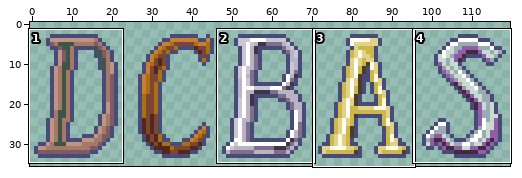
Edited in one commit: pixel-art file (games/Phaser-Snake-Game/public/assets/sprites/ranksSpriteSheet.aseprite). The first picture is a wide view before the edit; the outline marks the close-up.
Close-up. The starting point:
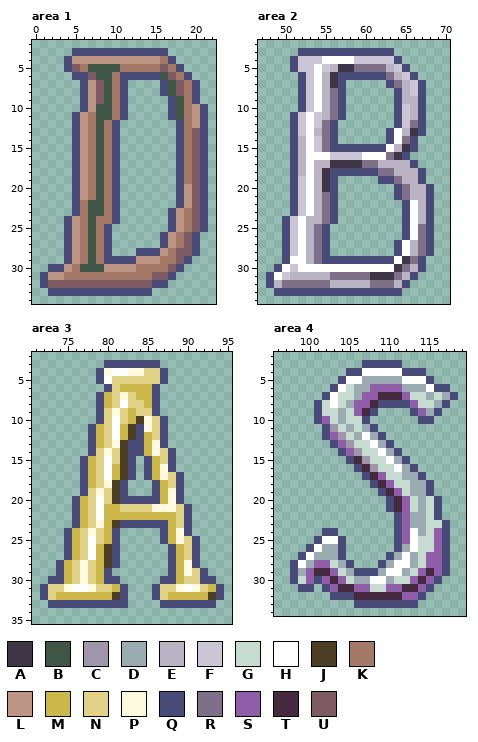
120x36 pixels, 1 frame. Shown: area 1: x 0..22, y 2..34; area 2: x 47..70, y 2..34; area 3: x 71..95, y 2..35; area 4: x 96..119, y 2..34.
Visible layers, top first: "OutLine", "Layer 2".
Palette (. is transparent): A #3e3546  B #3f5546  C #a096ac  D #9babb2  E #b9b3c4  F #cbc6d5  G #c7dcd0  H #ffffff  J #4c3e24  K #a47967  L #be9585  M #ccb74a  N #e1d287  P #fdfae0  Q #484a77  R #7f708a  S #905ea9  T #45293f  U #7e5a64
Pixels before, area 1, first column x 1:
 3 ....QQQQQQQQQQQQ.....
 4 ...QLLLLLLLLLLLKQ....
 5 ...QUKBBBBKKKKKUKQ...
 6 ....QQUBBKQQQQQBUKQ..
 7 .....QLUBKQ....QBUKQ.
 8 .....QLUBKQ....QBUKQ.
 9 .....QLUBKQ.....QBKQ.
10 .....QLBBKQ.....QBKLQ
11 ....QLKBBKQ.....QBKLQ
12 ....QLKBKQ.......QKLQ
13 ....QLKBKQ.......QKUQ
14 ....QLKBKQ.......QKUQ
15 ....QLKBKQ.......QKUQ
16 ....QLKBKQ.......QKUQ
17 ....QLKBKQ.......QKUQ
18 ....QLKBKQ.......QKUQ
19 ....QLKBKQ.......QKUQ
20 ....QLKBKQ.......QLUQ
21 ....QLKBKQ.......QLUQ
22 ....QKBBKQ.......QLUQ
23 ....QKBBKQ......QLKUQ
24 ...QLKBKKQ......QLKUQ
25 ...QLKBKQ.......QLKUQ
26 ...QLKBKQ......QLKUQ.
27 ...QLKBKQ......QLKUQ.
28 ...QLKBKQ...QQQLKUUQ.
29 ...QLKBKQQQQLLLKKUQ..
30 .QQLKBBBLLLLKKKKUQ...
31 QLLKKKKKKKKKKKUUQ....
32 QUUUUUUUUUUUUUQQ.....
33 .QQQQQQQQQQQQQ.......
Pixels before, area 2, first column x 48:
 3 ....QQQQQQQQQQQQ.....
 4 ...QFFFHHHHFFFFFQ....
 5 ...QFFHFEAARRRREFQ...
 6 ....QFHEAQQQQQQREFQ..
 7 ....QFHEAQ.....QREFQ.
 8 ....QFHERQ......QEFQ.
 9 ....QFHERQ......QEEQ.
10 ....QFHERQ......QFEQ.
11 ...QFHFERQ......QFEQ.
12 ...QFHFRQ.......QFRQ.
13 ...QFHERQ......QHEAQ.
14 ...QEHFRQ......QHRQ..
15 ...QEHFRQQQQQQQHEAQ..
16 ...QEHHHFFFFHHHRAQ...
17 ...QEHEEAAAARREEEEQ..
18 ...QEHEAQQQQQQRREEEQ.
19 ...QFHEAQ.....QQREEQ.
20 ...QFHEAQ.......QREEQ
21 ...QFHERQ.......QREEQ
22 ...QFHERQ........QHEQ
23 ...QFHERQ........QHEQ
24 ..QFHEERQ........QHEQ
25 ..QFHERQ.........QHRQ
26 ..QFHERQ.........QHRQ
27 ..QFHERQ........QHERQ
28 ..QFHERQ........QHERQ
29 ..QHHERQQQQQQQQQHARQ.
30 .QHFHHHHHHHHHHHHAREQ.
31 QHFEEEEERRRRRAAAREQ..
32 QERRRRRREEEEERRREQ...
33 .QQQQQQQQQQQQQQQQ....
Pixels before, area 3, first column x 72:
 3 ........QQQQQQQ........
 4 .......QPHHPPNNQ.......
 5 .......QHNNNNNNQ.......
 6 ........QNMMMMQ........
 7 .......QMNPNMMQ........
 8 .......QMNHNNMQ........
 9 .......QNPNMNNQ........
10 .......QNHNMJPNQ.......
11 ......QMNHMJQPNQ.......
12 ......QMNHMJQMNQ.......
13 ......QMNPJQQMPQ.......
14 ......QNPNJQQMPNQ......
15 .....QMNHNJQ.QMNQ......
16 .....QMNHMJQ.QMPQ......
17 .....QMNHMJQ.QMPNQ.....
18 .....QMNPJQ...QMNQ.....
19 .....QNPNJQ...QMPQ.....
20 ....QMNHNJQQQQQMPQ.....
21 ....QMNHMMNNNNPPPNQ....
22 ....QMNHMMMMMMMMMNQ....
23 ....QMNPMJQQQQQQMNQ....
24 ...QMNPNMQ.....QMPQ....
25 ...QMNHNMQ.....QMPNQ...
26 ...QMNHMJQ......QMNQ...
27 ...QMNHMJQ......QMNQ...
28 ..QMNPNMJQ......QMPQ...
29 ..QMNPNMQ.......QMPNQ..
30 .QQMNPNMQQ.....QQMNNQQ.
31 QNNPHHPNNMQ...QNNPHPNMQ
32 QNMMMMMMMJQ...QNMMMMMJQ
33 .QQQQQQQQQQ....QQQQQQQ.
Pixels before, area 4, first column x 98:
 3 .........QQQQQ.......
 4 .......QQHHHHHQQQ....
 5 ......QHHDDDDDHHHQ...
 6 .....QHGDDSSSSDDDHQQ.
 7 ....QHGGDSSTTTSGGDGDQ
 8 ...QGHGDSSTQQQQSGGDQ.
 9 ...QGGDGSTQ....QSDQ..
10 ...QSGDGGQ......QQ...
11 ....QCGDGDQ..........
12 ....QSCGDHDQ.........
13 .....QSCGGHDQ........
14 ......QSCGGHDQ.......
15 .......QTCGGHDQ......
16 ........QTCGGHDQ.....
17 .........QTSGGDDQ....
18 ..........QTSGGDDQ...
19 ...........QTSGDDQ...
20 ............QTSGDGQ..
21 ............QTSGDGQ..
22 .............QSDDGQ..
23 .............QSDDGGQ.
24 ....QQ.......QSHDGSQ.
25 ...QHHQ......QSHGGSQ.
26 ..QHDDQ......QDHGGSQ.
27 .QHDDDQ.....QDHDGSSQ.
28 QHDSSGDQ...QDHHDGSSQ.
29 QDSTTSGDQQQDHHDGSTSQ.
30 QGSQSTSGDDHHDGGSTSQ..
31 .QQ.QSTTSSGGSSTTSQ...
32 .....QQQTTTTTTSSQ....
33 ........QQQQQQQQ.....
Now the later version:
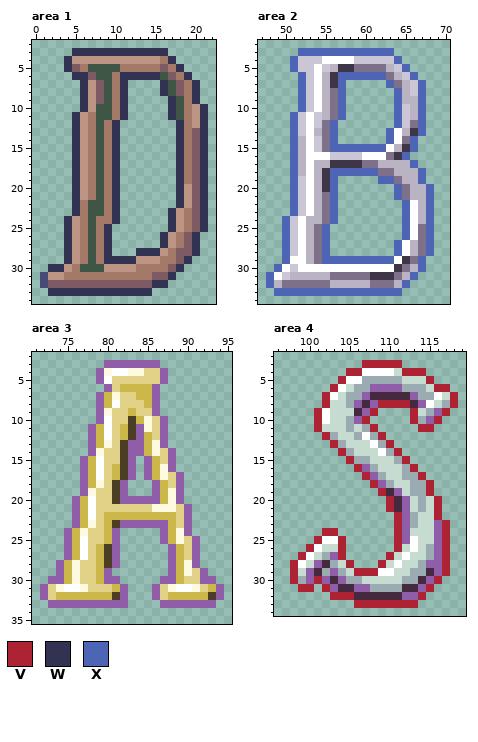
Colours new in this view: V #ae2334  W #323353  X #4d65b4
Edits made:
Changed rows in their new state; - is an unchanged pixel.
Area 1, layer "OutLine":
first column x 2:
 3 ---WWWWWWWWWWWW-----
 4 --W------------W----
 5 --W-------------W---
 6 ---WW----WWWWW---W--
 7 ----W----W----W---W-
 8 ----W----W----W---W-
 9 ----W----W-----W--W-
10 ----W----W-----W---W
11 ---W-----W-----W---W
12 ---W----W-------W--W
13 ---W----W-------W--W
14 ---W----W-------W--W
15 ---W----W-------W--W
16 ---W----W-------W--W
17 ---W----W-------W--W
18 ---W----W-------W--W
19 ---W----W-------W--W
20 ---W----W-------W--W
21 ---W----W-------W--W
22 ---W----W-------W--W
23 ---W----W------W---W
24 --W-----W------W---W
25 --W----W-------W---W
26 --W----W------W---W-
27 --W----W------W---W-
28 --W----W---WWW----W-
29 --W----WWWW------W--
30 WW--------------W---
31 ---------------W----
32 -------------WW-----
33 WWWWWWWWWWWWW-------
Area 2, layer "OutLine":
first column x 48:
 3 ----XXXXXXXXXXXX-----
 4 ---X------------X----
 5 ---X-------------X---
 6 ----X----XXXXXX---X--
 7 ----X----X-----X---X-
 8 ----X----X------X--X-
 9 ----X----X------X--X-
10 ----X----X------X--X-
11 ---X-----X------X--X-
12 ---X----X-------X--X-
13 ---X----X------X---X-
14 ---X----X------X--X--
15 ---X----XXXXXXX---X--
16 ---X-------------X---
17 ---X--------------X--
18 ---X----XXXXXX-----X-
19 ---X----X-----XX---X-
20 ---X----X-------X---X
21 ---X----X-------X---X
22 ---X----X--------X--X
23 ---X----X--------X--X
24 --X-----X--------X--X
25 --X----X---------X--X
26 --X----X---------X--X
27 --X----X--------X---X
28 --X----X--------X---X
29 --X----XXXXXXXXX---X-
30 -X-----------------X-
31 X-----------------X--
32 X----------------X---
33 -XXXXXXXXXXXXXXXX----
Area 3, layers "OutLine", "Layer 2":
first column x 72:
 3 --------SSSSSSS--------
 4 -------S-------S-------
 5 -------S-------S-------
 6 --------S-----S--------
 7 -------S-PN---S--------
 8 -------S-HN---S--------
 9 -------SPN----S--------
10 -------SHN-JM--S-------
11 ------S-HN--S--S-------
12 ------S-HN--S--S-------
13 ------S-PN-SS--S-------
14 ------SPN--SS---S------
15 -----S-HN--S-S--S------
16 -----S-HN--S-S--S------
17 -----S-HN--S-S---S-----
18 -----S-PN-S---S--S-----
19 -----SPN--S---S--S-----
20 ----S-HN--SSSSS--S-----
21 ----S-HNNN--------S----
22 ----S-HN----------S----
23 ----S-PN--SSSSSS--S----
24 ---S-PN--S-----S--S----
25 ---S-HN--S-----S---S---
26 ---S-HN--S------S--S---
27 ---S-HN--S------S--S---
28 --S-PN---S------S--S---
29 --S-PN--S-------S---S--
30 -SS-PN--SS-----SS---SS-
31 S-PH-PN---S---S-PH----S
32 S---------S---S-------S
33 -SSSSSSSSSS----SSSSSSS-
Area 4, layers "OutLine", "Layer 2":
first column x 98:
 3 ---------VVVVV-------
 4 -------VV----GVVV----
 5 ------V-------GGGV---
 6 -----V-----------GVV-
 7 ----V--D--T---TSD-HGV
 8 ---.VG---TSVVVVTSHGDV
 9 ---VH-G-TSV----VG-SV-
10 ---VH-GDSV-----VDSV--
11 ---VGG----V-----VV---
12 ----VDG----V---------
13 -----VDG----V--------
14 ------VDG----V-------
15 -------VDD--G-V------
16 --------VSD--G-V-----
17 ---------VSD----V----
18 ----------VSD----V---
19 -----------V-----V---
20 ------------V-----V--
21 ------------V-----V--
22 -------------V--G-V--
23 -------------V--G-SV-
24 ----VV-------V-GG--V-
25 ---V--V------V-----V-
26 --V-GGV------VG--D-V-
27 -V-G-SV-----VG-G-D-V-
28 V-G-TDGV---VG-GGD--V-
29 VG--D-DGVVVH-GGDD--V-
30 VD-V---D-GGGG-DD--V--
31 -VV-V-----DDDD---V---
32 -----VVV--------V----
33 --------VVVVVVVV-----
